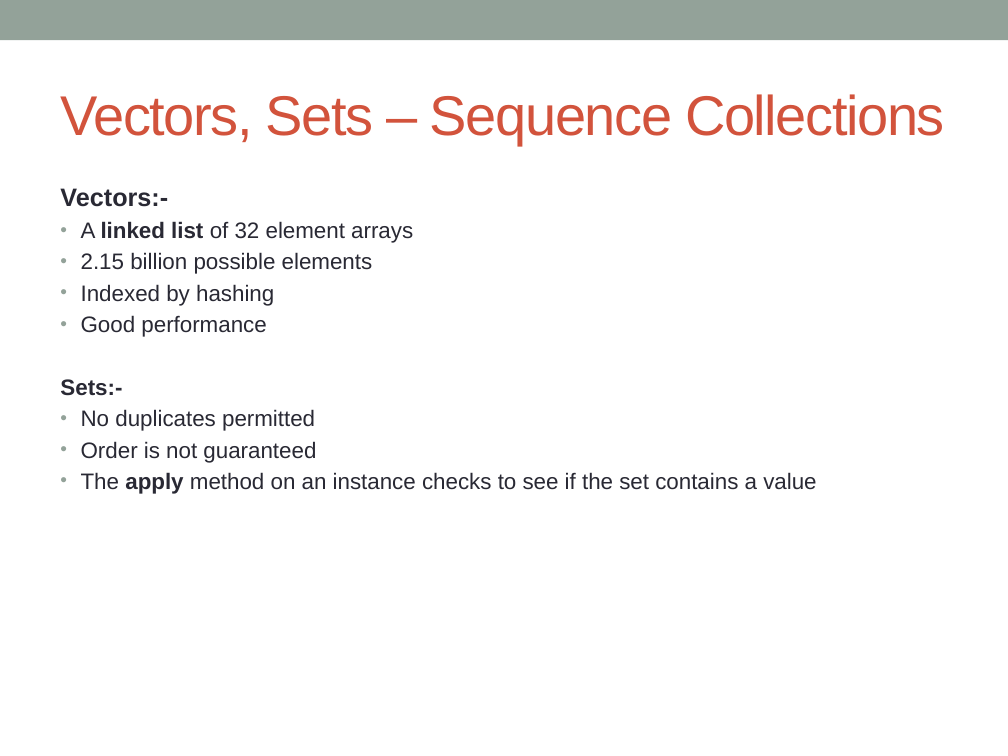
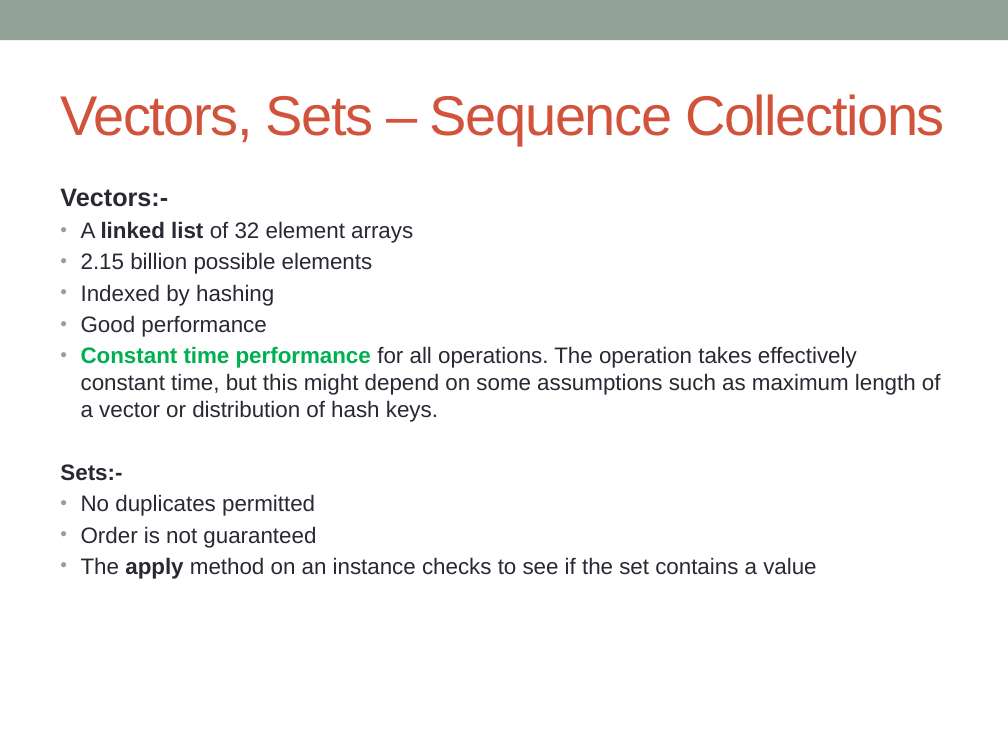
Before and after one commit to notionquest/ProjectDocumentation, a slide deck: slide 10 of Scala_Features.pptx (slide 7 before the commit). Drawn at 1008x756 pixels with LibreOffice and Linux fonts; fonts in the diff are those of the drawing. Boxes give left, top, right and bottom in pixels: in the first picture for what was removed or moved away, otherwise in the second. Text is boxed around its words. In the diff, an @@ line names an element or a change of style, - is before the commit and + after.

```diff
--- a/Scala_Features.pptx
+++ b/Scala_Features.pptx
@@ text at (x1=81, y1=346, x2=941, y2=422): paragraph added @@
+• Constant time performance for all operations. The operation takes effectively constant time, but this might depend on some assumptions such as maximum length of a vector or distribution of hash keys.
```
Also in this commit, not shown: 2 other slides changed, 4 slides added.
